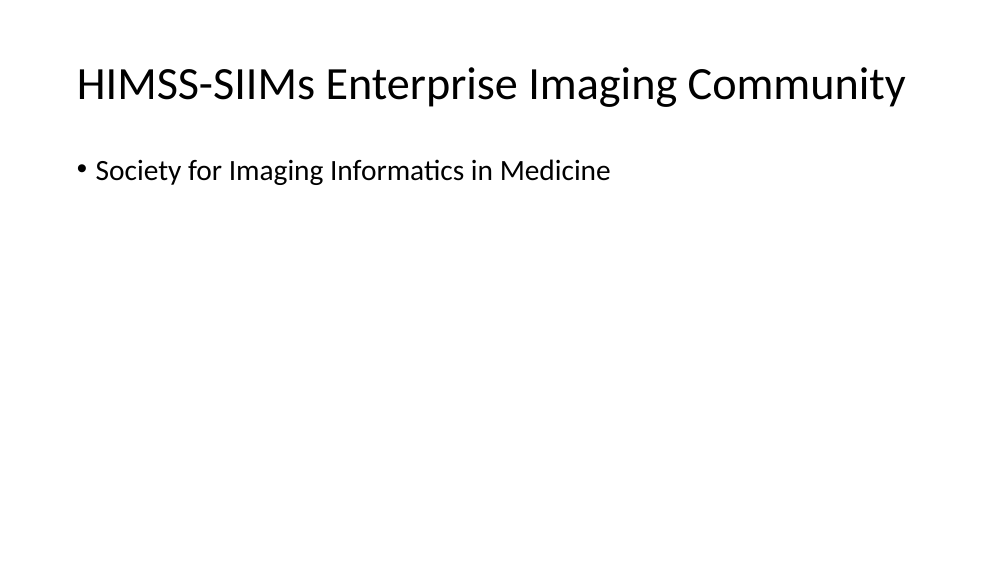
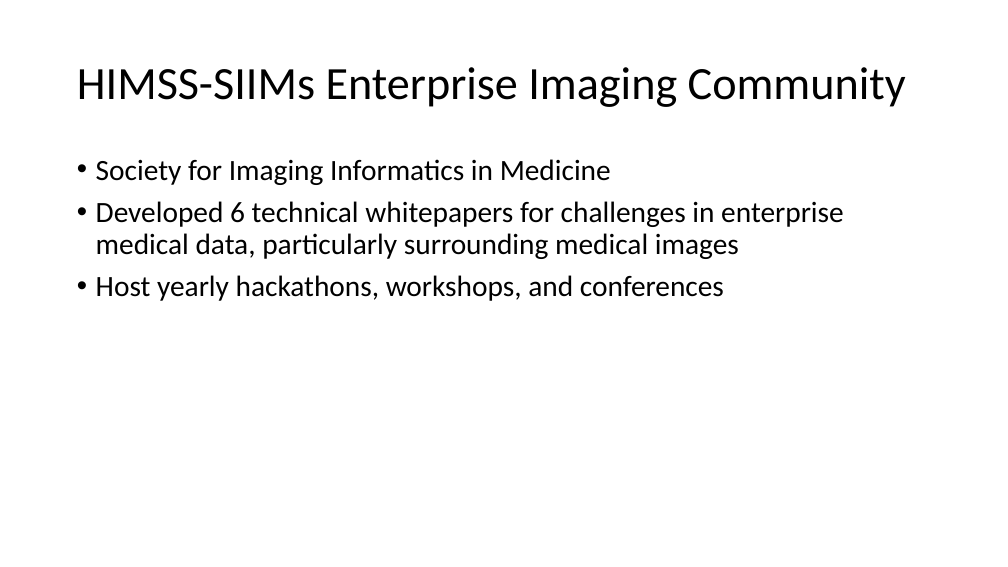
Before and after one commit to hayitsian/DataEngineeringEHRs, a slide deck: slide 2 of Manuscripts & Presentations/Current Landscape Presentation.pptx. Drawn at 1008x567 pixels with LibreOffice and Linux fonts; fonts in the diff are those of the drawing. Boxes give left, top, right and bottom in pixels: in the first picture for what was removed or moved away, otherwise in the second. Text is boxed around its words. In the diff, an @@ line names an element or a change of style, - is before the commit and + after.

```diff
--- a/Manuscripts & Presentations/Current Landscape Presentation.pptx
+++ b/Manuscripts & Presentations/Current Landscape Presentation.pptx
@@ text at <box>96,201,844,301</box>: paragraphs added @@
+• Developed 6 technical whitepapers for challenges in enterprise medical data, particularly surrounding medical images
+• Host yearly hackathons, workshops, and conferences
```
Also in this commit, not shown: 5 slides added, 2 slides removed.
